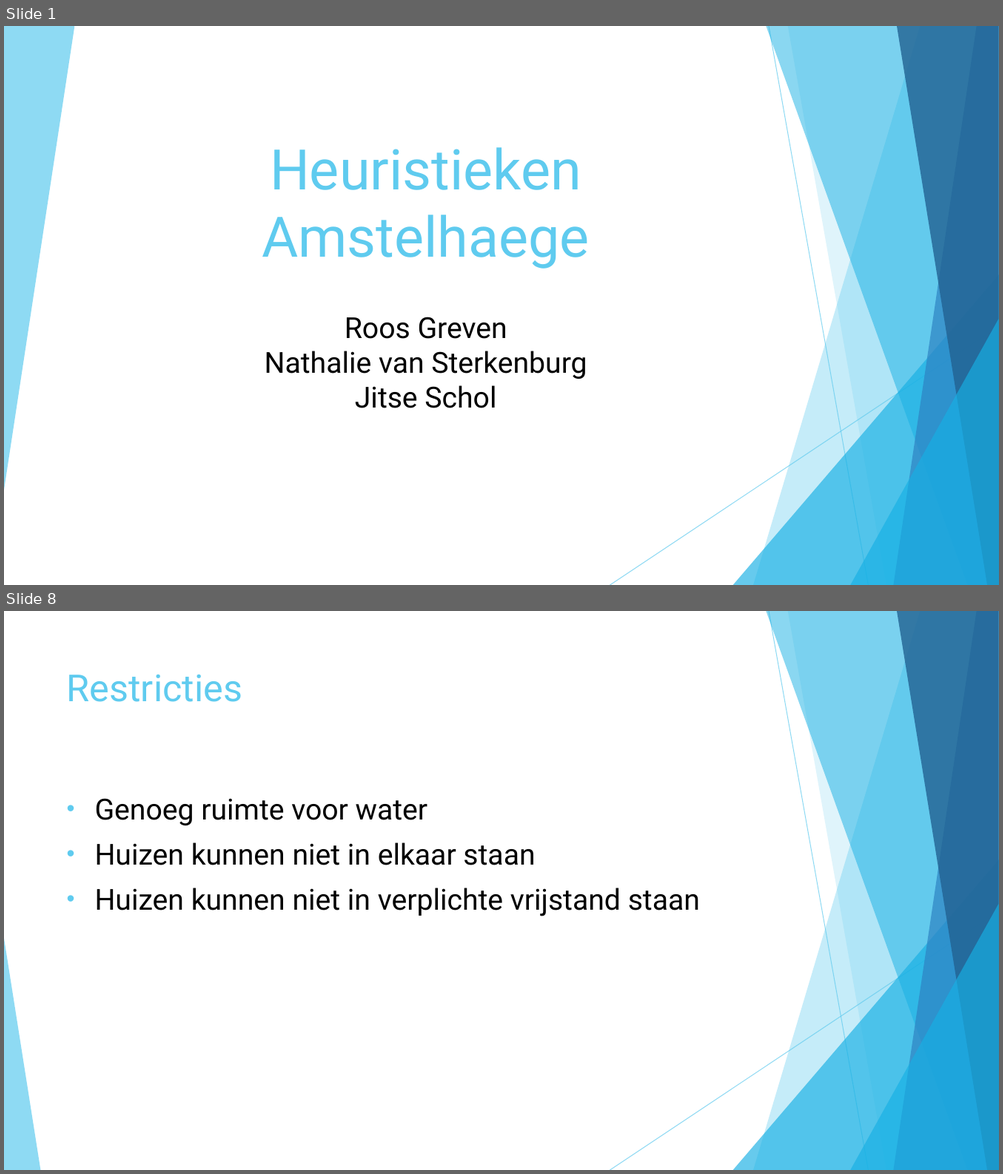
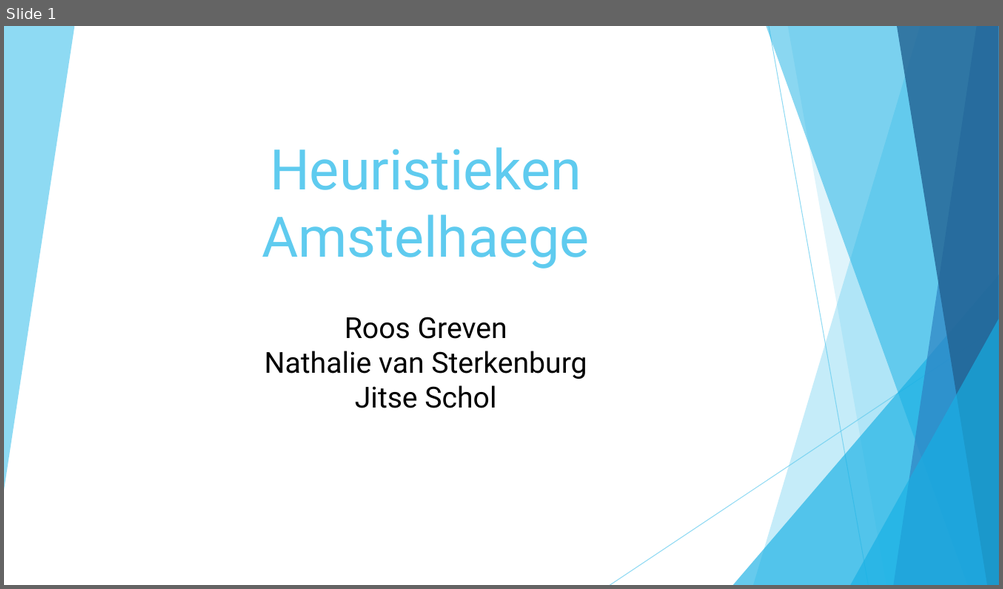
Before and after one commit to roosgreven/Heuristieken, a slide deck: files/presentatie heuristieken.pptx. Shown one above the other, each under a label of ours: slides 1 and 8 before the commit, slide 1 after it; the slides between them are not shown. The pictures are 1003x1174 and 1003x589 pixels, drawn with LibreOffice and Linux fonts; fonts in the diff are those of the drawing. Boxes give left, top, right and bottom in pixels: in the first picture for what was removed or moved away, otherwise in the second. Text is boxed around its words. In the diff, an @@ line names an element or a change of style, - is before the commit and + after.

Commit message:
water in greedy, it works, and almost finished ppt

```diff
--- a/files/presentatie heuristieken.pptx
+++ b/files/presentatie heuristieken.pptx
@@ slide 8 removed at (4, 611, 999, 1170), background #FFFFFF; not listed: 9 template elements that a slide beside it also shows @@
@@ title removed at (67, 674, 242, 702) @@
-Restricties
@@ text removed at (95, 798, 700, 917) @@
-• Genoeg ruimte voor water
-• Huizen kunnen niet in elkaar staan
-• Huizen kunnen niet in verplichte vrijstand staan
@@ triangle removed at (4, 939, 40, 1170) @@
```
Also in this commit, not shown: 2 slides changed, 4 slides added, 7 other slides removed, 8 other files.
